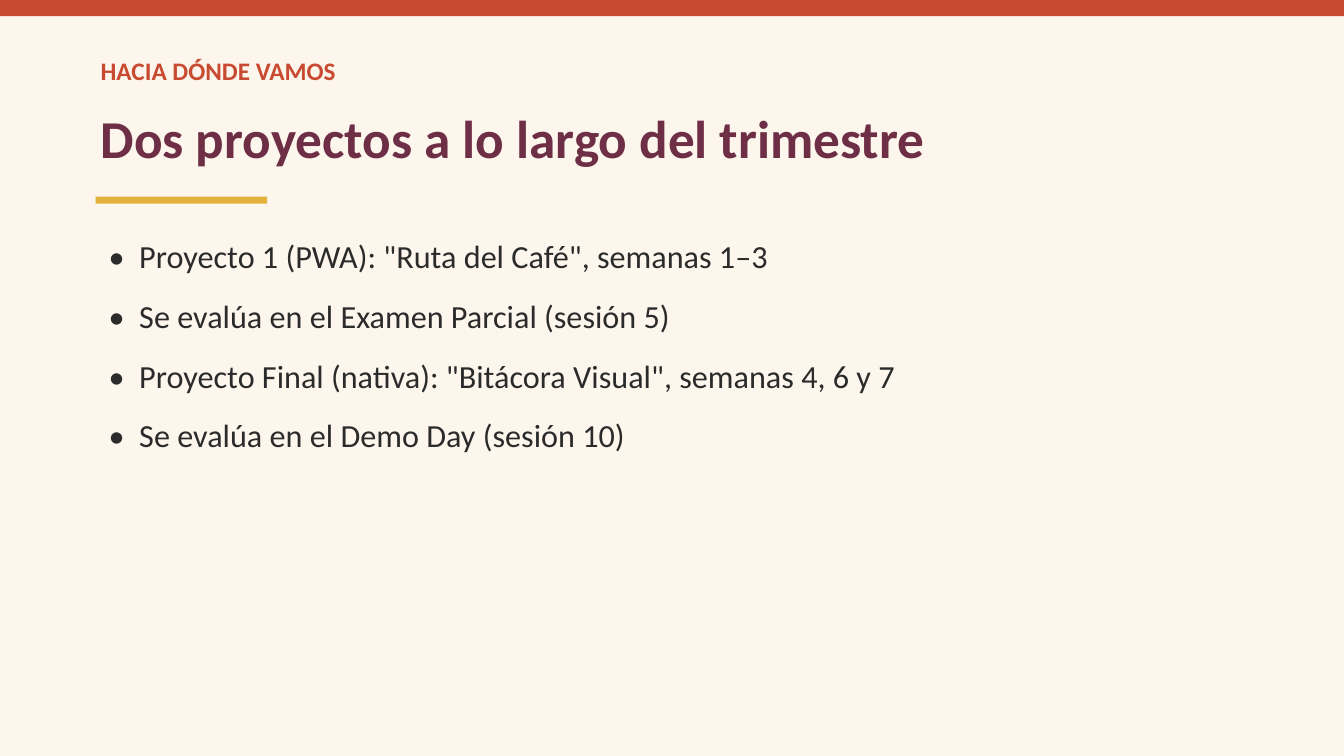
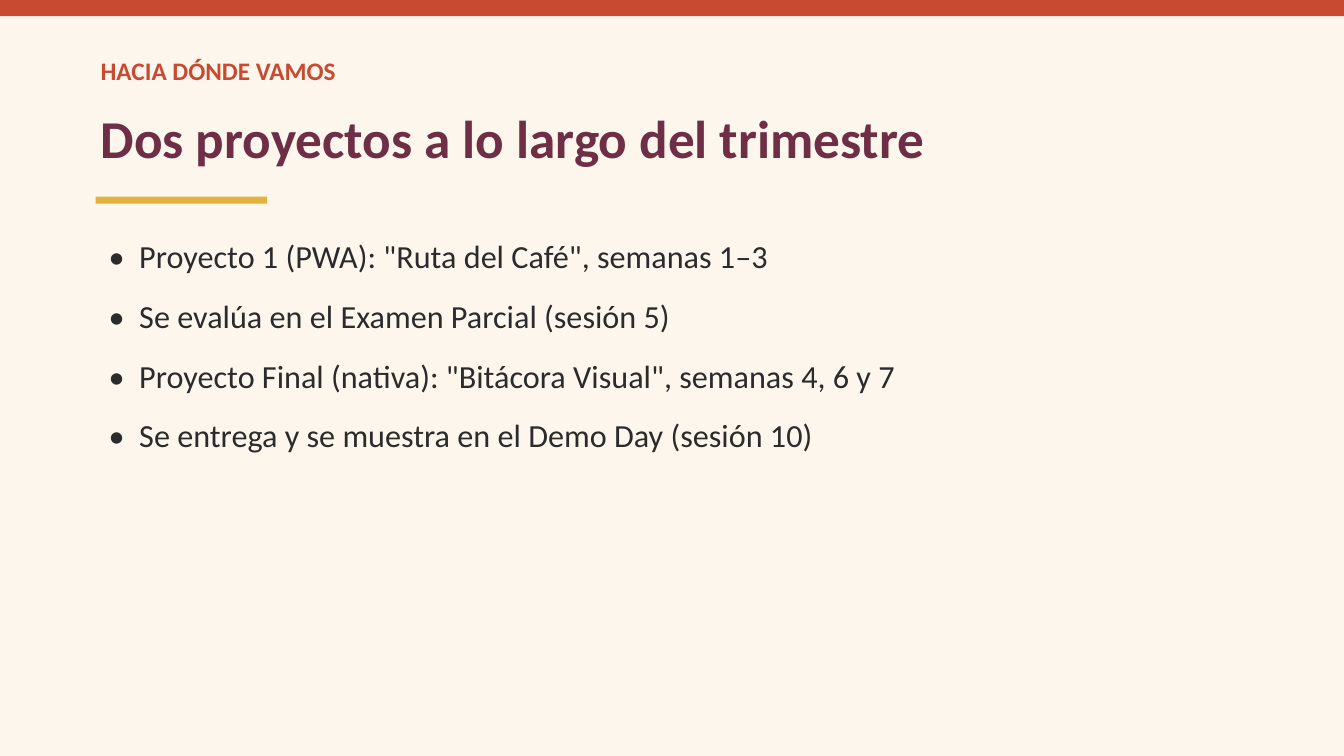
Before and after one commit to ykro/proyectos3-facom-public, a slide deck: slide 4 of slides/sesion-01.pptx. Drawn at 1344x756 pixels with LibreOffice and Linux fonts; fonts in the diff are those of the drawing. Boxes give left, top, right and bottom in pixels: in the first picture for what was removed or moved away, otherwise in the second. Text is boxed around its words. In the diff, an @@ line names an element or a change of style, - is before the commit and + after.

```diff
--- a/slides/sesion-01.pptx
+++ b/slides/sesion-01.pptx
@@ text at [139,423,812,453]: text changed @@
-• Se evalúa en el Demo Day (sesión 10)
+• Se entrega y se muestra en el Demo Day (sesión 10)
```
Also in this commit, not shown: 3 other slides changed, 5 slides added, 59 other files.
